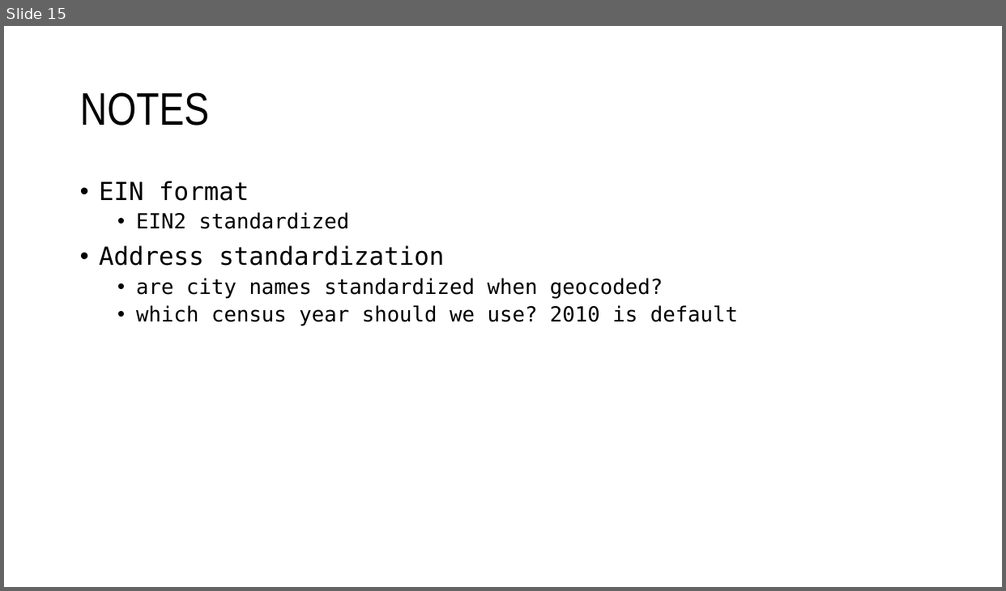
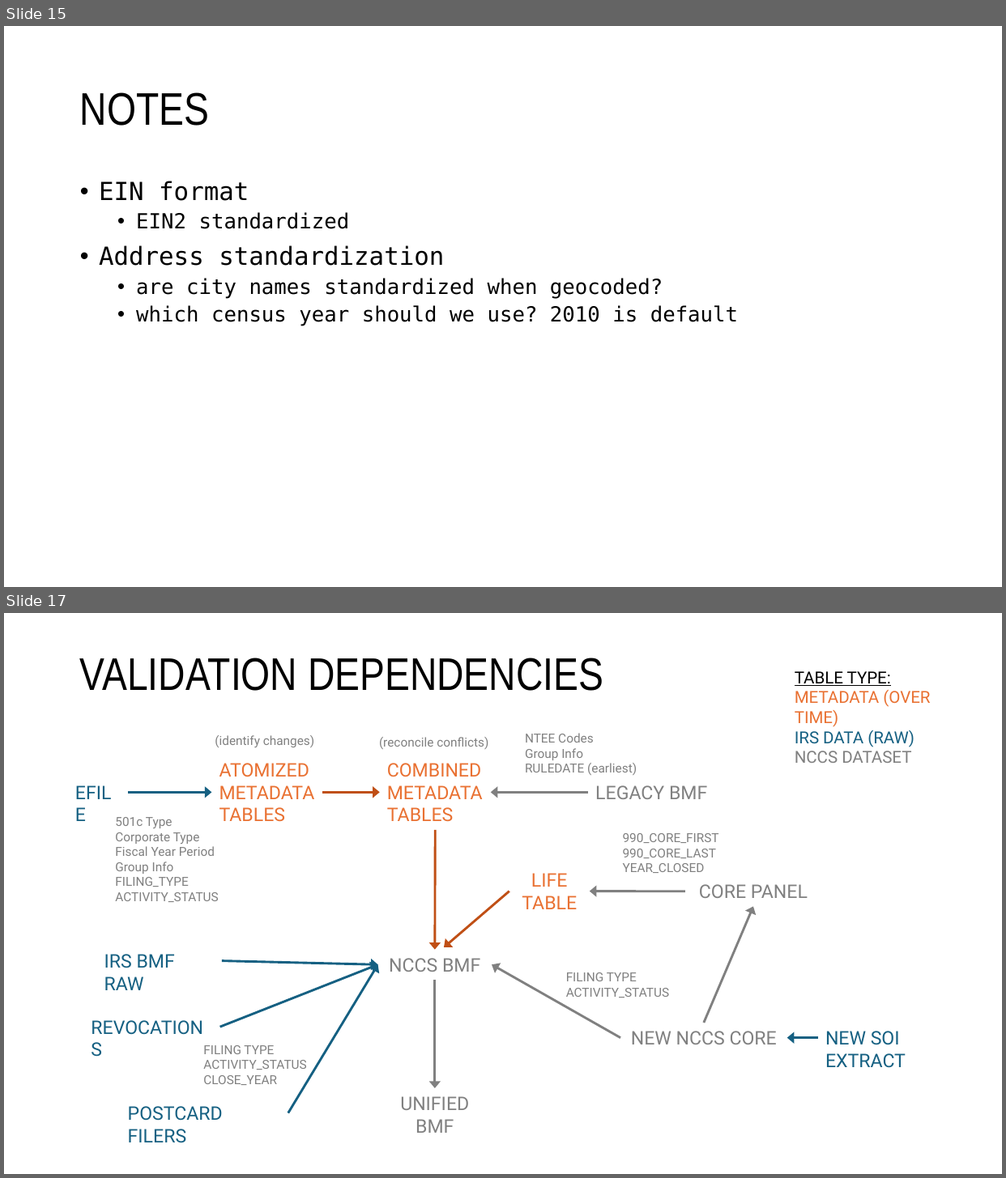
Before and after one commit to Nonprofit-Open-Data-Collective/metadata-standards, a slide deck: METADATA CODEBOOK.pptx. Shown one above the other, each under a label of ours: slide 15 before the commit, slides 15 and 17 after it; the slides between them are not shown. The pictures are 1006x591 and 1006x1178 pixels, drawn with LibreOffice and Linux fonts; fonts in the diff are those of the drawing. Boxes give left, top, right and bottom in pixels: in the first picture for what was removed or moved away, otherwise in the second. Text is boxed around its words. In the diff, an @@ line names an element or a change of style, - is before the commit and + after.

```diff
--- a/METADATA CODEBOOK.pptx
+++ b/METADATA CODEBOOK.pptx
@@ slide 17 added at box(4, 613, 1002, 1174), background #FFFFFF @@
@@ title added at box(80, 658, 603, 691), 44 pt, text #000000 @@
+VALIDATION DEPENDENCIES
@@ group added at box(68, 671, 930, 1144): 21 texts, 13 arrows @@
+TABLE TYPE:
+METADATA (OVER TIME)
+IRS DATA (RAW)
+NCCS DATASET
+ATOMIZED METADATA TABLES
+LEGACY BMF
+EFILE
+COMBINED METADATA TABLES
+NCCS BMF
+NEW NCCS CORE
+IRS BMF RAW
+NEW SOI EXTRACT
+CORE PANEL
+990_CORE_FIRST
+990_CORE_LAST
+YEAR_CLOSED
+REVOCATIONS
+POSTCARD FILERS
+FILING TYPE
+ACTIVITY_STATUS
+CLOSE_YEAR
+LIFE
+TABLE
+501c Type
+Corporate Type
+Fiscal Year Period
+Group Info
+FILING_TYPE
+ACTIVITY_STATUS
+FILING TYPE
+ACTIVITY_STATUS
+NTEE Codes
+Group Info
+RULEDATE (earliest)
+UNIFIED BMF
+(reconcile conflicts)
+(identify changes)
```
Also in this commit, not shown: 2 other slides added.
